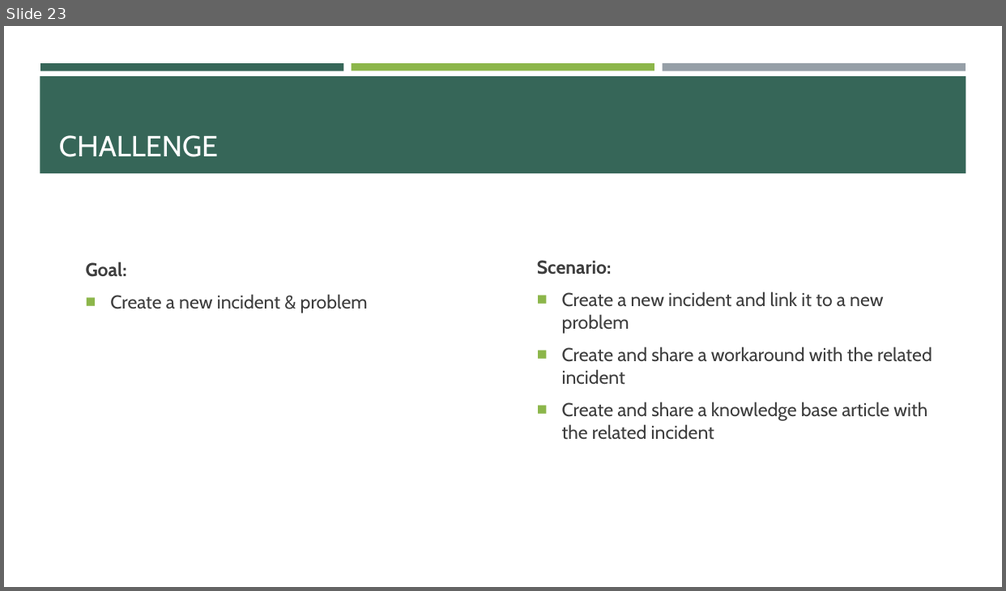
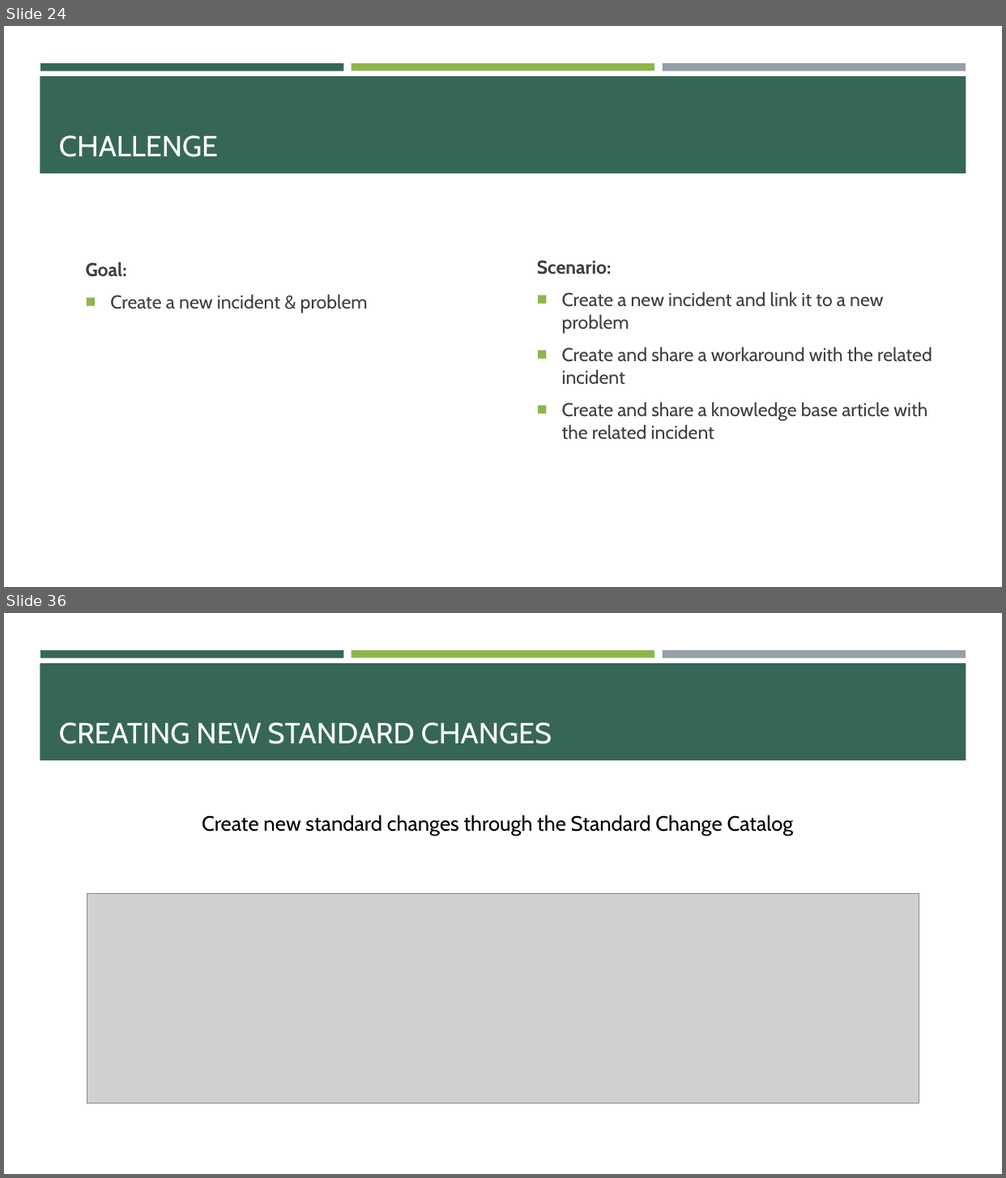
Before and after one commit to e-m-wilson/SNOW, a slide deck: Week_3/Incident_Problem_Management.pptx. Shown one above the other, each under a label of ours: slide 23 before the commit, slides 24 and 36 after it; the slides between them are not shown. The pictures are 1006x591 and 1006x1178 pixels, drawn with LibreOffice and Linux fonts; fonts in the diff are those of the drawing; grey boxes stand for pictures. Boxes give left, top, right and bottom in pixels: in the first picture for what was removed or moved away, otherwise in the second. Text is boxed around its words. In the diff, an @@ line names an element or a change of style, - is before the commit and + after.

```diff
--- a/Week_3/Incident_Problem_Management.pptx
+++ b/Week_3/Incident_Problem_Management.pptx
@@ slide 36 added at (4, 613, 1002, 1174), background #FFFFFF; not listed: 4 template elements that a slide beside it also shows @@
@@ title added at (59, 722, 552, 744), 28 pt, text #FFFFFF @@
+CREATING NEW STANDARD CHANGES
@@ text added at (202, 815, 794, 836), 20 pt, text #000000 @@
+Create new standard changes through the Standard Change Catalog
@@ picture added at (87, 894, 919, 1103) @@
@@ what was slide 23 is now slide 24 @@
```
Also in this commit, not shown: 1 slide changed, 21 other slides added.
